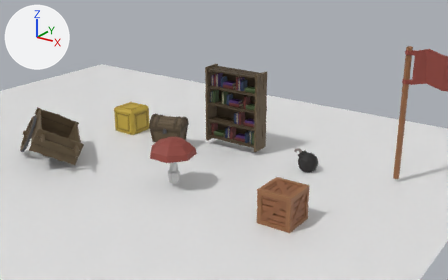
An edit to the Blender file scene1.blend, drawn before and after from the same camera.
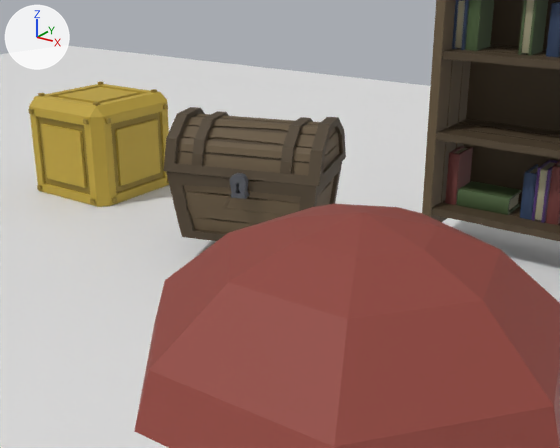
Each version appears first from a camera (50 mm lens) standing at (13.77, -12.76, 7.64) and looking at (2.05, 4.07, 0.07), and next in a close-up from a camera (50 mm lens) standing at (3.76, -1.47, 2.14) and looking at (0.6, 3.07, 0.1). Arrows for +X, +Y and +Z are at upper left; the lights stay in place.

The scene before the commit, as lines of its bpy script (objects in view):
```python
me_chest = bpy.data.meshes.new('Chest')
me_chest.from_pydata(...)  # 1118 vertices, 833 faces; spans x -0.59..0.59, y -0.001..0.908, z -0.393..0.433
# faces by material slot: [331, 462, 40]
me_chest.materials.append(mat_darkwood)  # brown #4b3d29
me_chest.materials.append(mat_wood)  # brown #625239
me_chest.materials.append(mat_metal)  # dark grey #4f5157
me_mushroom = bpy.data.meshes.new('Mushroom')
me_mushroom.from_pydata(...)  # 71 vertices, 71 faces; spans x -0.352..0.354, y -0.013..0.688, z -0.348..0.34
# faces by material slot: [43, 28]
me_mushroom.materials.append(mat_white)  # light grey #d1d1d1
me_mushroom.materials.append(mat_lightred)  # red #8f433a
me_yellowbox_cube_008 = bpy.data.meshes.new('YellowBox_Cube.008')
me_yellowbox_cube_008.from_pydata(...)  # 361 vertices, 386 faces; spans x -0.518..0.518, y -0.518..0.518, z -0.518..0.518
# faces by material slot: [218, 168]
me_yellowbox_cube_008.materials.append(mat_yellow)  # yellow #bda23a
me_yellowbox_cube_008.materials.append(mat_darkyellow)  # yellow #957f2e
ob_chest = bpy.data.objects.new('Chest', me_chest)
ob_chest.location = (0.387, 3.082, 0.0)
ob_chest.rotation_euler = (1.571, 0.0, 0.292)  # degrees (90, 0, 17)
ob_mushroom = bpy.data.objects.new('Mushroom', me_mushroom)
ob_mushroom.location = (2.714, 0.47, 0.0)
ob_mushroom.rotation_euler = (1.571, 0.0, 0.0)  # degrees (90, 0, 0)
ob_mushroom.scale = (2.0, 2.0, 2.0)
ob_yellowbox = bpy.data.objects.new('YellowBox', me_yellowbox_cube_008)
ob_yellowbox.location = (-1.845, 3.578, 0.253)
ob_yellowbox.rotation_euler = (1.571, 0.0, 0.0)  # degrees (90, 0, 0)
# also in view: 'Bookcase_Full' at (2.43, 4.22, 1.3); 'Plane' at (0.0, 0.0, -0.17)
```
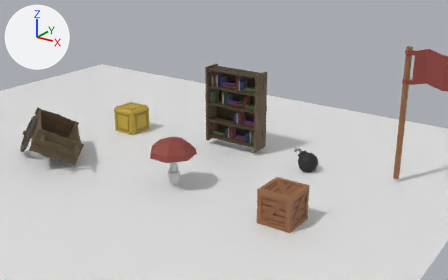
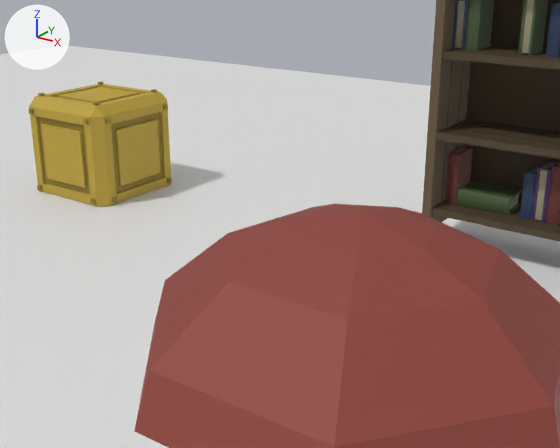
Scene script edits in JSON lines:
```json
{"op": "remove", "block": "ob_chest", "code": ["ob_chest = bpy.data.objects.new('Chest', me_chest)", "ob_chest.location = (0.387, 3.082, 0.0)", "ob_chest.rotation_euler = (1.571, 0.0, 0.292)  # degrees (90, 0, 17)"]}
```

Changed parts and their boxes (x1, y1, x2, y2) in the close-ups (560 x 448 px):
```json
{"object": "Chest", "change": "deleted", "before": [164, 107, 346, 241], "on screen": "brown", "faces in mat_wood (brown #625239)": [177, 114, 339, 233], "faces in mat_darkwood (brown #4b3d29)": [164, 107, 346, 241], "faces in mat_metal (dark grey #4f5157)": [230, 173, 249, 199]}
```
